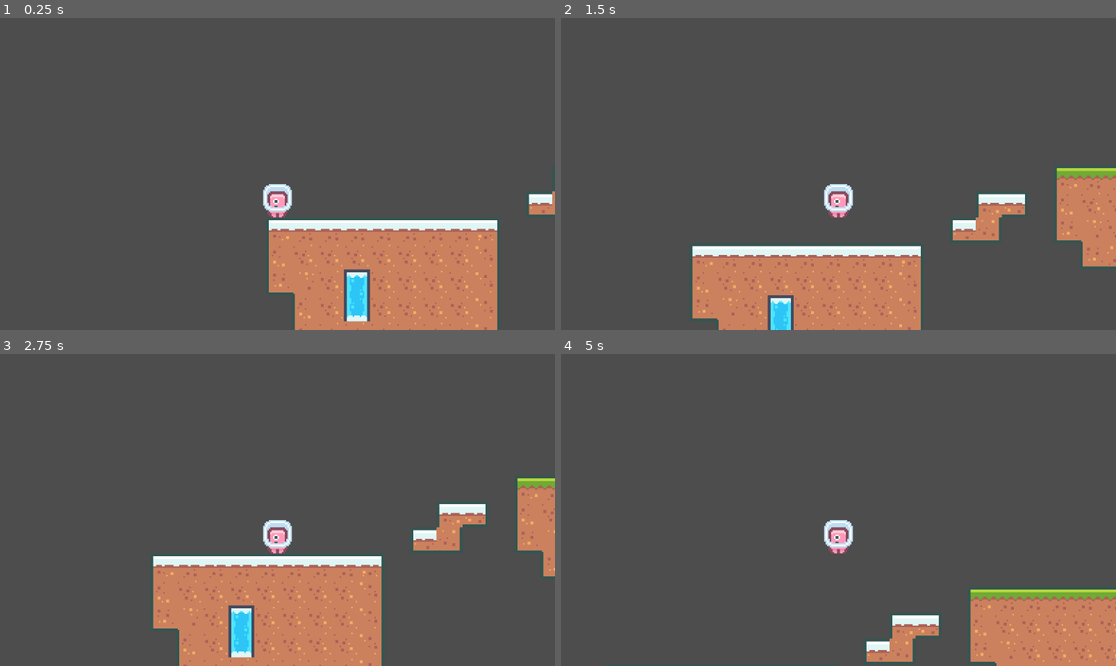
Above: before the commit, frames 1-4 (two rows, left to right).
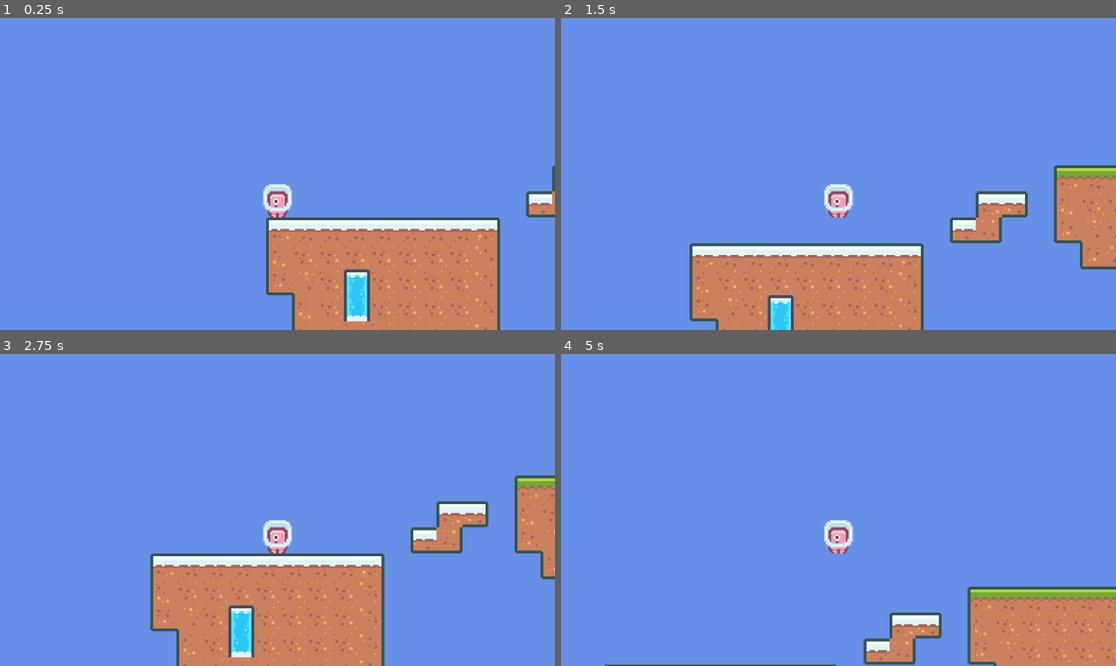
Above: after the commit, the same moments.

Repository: casaer01/2DPlatformer
Game: Godot game, scene res://Level1.tscn
Two runs of this game, one before a commit and one after it. Both use one fixed random seed, a clock stepped at 60 frames per second and the inputs below.
Inputs:
- Up to frame 1 (0.25 s): no input
- Up to frame 2 (1.5 s): tap Enter at 0.5 s; hold Right from 0.53 s (still down); tap Space at 0.77 s
- Up to frame 3 (2.75 s): tap Space at 1.52 s; release Right at 2.03 s; hold Left from 2.03 s (still down)
- Up to frame 4 (5 s): release Left at 2.78 s; hold Right 2.78-4.28 s; tap Space at 3.02, 3.77, 4.52 s; hold Left from 4.28 s (still down)

The runs differ from the first frame. In frame 1, 84% of the frame differs, in the area x 0-100%, y 0-100%; in frame 2, 83%; in frame 3, 81%; in frame 4, 91%.

Commit message:
adjust pixel collision

Diff:
--- a/Level1.tscn
+++ b/Level1.tscn
@@ -29,23 +29,21 @@
 11:0/0 = 0
 11:0/0/physics_layer_0/polygon_0/points = PackedVector2Array(-9, -9, 9, -9, 9, 9, -9, 9)
 12:0/0 = 0
-12:0/0/physics_layer_0/polygon_0/points = PackedVector2Array(-9, -9, 9, -9, 9, 9, -9, 9)
+12:0/0/physics_layer_0/polygon_0/points = PackedVector2Array(-9, -9, 9, -9, 9, -4.5, -9, -4.5)
 13:0/0 = 0
-13:0/0/physics_layer_0/polygon_0/points = PackedVector2Array(-9, -9, 9, -9, 9, 9, -9, 9)
+13:0/0/physics_layer_0/polygon_0/points = PackedVector2Array(-9, -9, 9, -9, 9, -4.5, -9, -4.5)
 14:0/0 = 0
-14:0/0/physics_layer_0/polygon_0/points = PackedVector2Array(-9, -9, 9, -9, 9, 9, -9, 9)
+14:0/0/physics_layer_0/polygon_0/points = PackedVector2Array(-9, -9, 9, -9, 9, -4.5, -9, -4.5)
 15:0/0 = 0
-15:0/0/physics_layer_0/polygon_0/points = PackedVector2Array(-9, -9, 9, -9, 9, 9, -9, 9)
+15:0/0/physics_layer_0/polygon_0/points = PackedVector2Array(-9, -9, 9, -9, 9, -4.5, -9, -4.5)
 16:0/0 = 0
 16:0/0/physics_layer_0/polygon_0/points = PackedVector2Array(-9, -9, 9, -9, 9, 9, -9, 9)
 17:0/0 = 0
 17:0/0/physics_layer_0/polygon_0/points = PackedVector2Array(-9, -9, 9, -9, 9, 9, -9, 9)
 18:0/0 = 0
-18:0/0/physics_layer_0/polygon_0/points = PackedVector2Array(-9, -9, 9, -9, 9, 9, -9, 9)
+18:0/0/physics_layer_0/polygon_0/points = PackedVector2Array(-9, -9, 9, -9, 9, -4.5, -9, -4.5)
 19:0/0 = 0
 19:0/0/physics_layer_0/polygon_0/points = PackedVector2Array(-9, -9, 9, -9, 9, 9, -9, 9)
-20:0/0 = 0
-21:0/0 = 0
 0:1/0 = 0
 0:1/0/physics_layer_0/polygon_0/points = PackedVector2Array(-9, -9, 9, -9, 9, 9, -9, 9)
 1:1/0 = 0
@@ -80,8 +78,6 @@
 18:1/0/physics_layer_0/polygon_0/points = PackedVector2Array(-9, -9, 9, -9, 9, 9, -9, 9)
 19:1/0 = 0
 19:1/0/physics_layer_0/polygon_0/points = PackedVector2Array(-9, -9, 9, -9, 9, 9, -9, 9)
-20:1/0 = 0
-21:1/0 = 0
 0:2/0 = 0
 0:2/0/physics_layer_0/polygon_0/points = PackedVector2Array(-9, -9, 9, -9, 9, 9, -9, 9)
 1:2/0 = 0
@@ -114,8 +110,6 @@
 18:2/0/physics_layer_0/polygon_0/points = PackedVector2Array(-9, -9, 9, -9, 9, 9, -9, 9)
 19:2/0 = 0
 19:2/0/physics_layer_0/polygon_0/points = PackedVector2Array(-9, -9, 9, -9, 9, 9, -9, 9)
-20:2/0 = 0
-21:2/0 = 0
 0:3/0 = 0
 0:3/0/physics_layer_0/polygon_0/points = PackedVector2Array(-9, -9, 9, -9, 9, 9, -9, 9)
 1:3/0 = 0
@@ -144,8 +138,6 @@
 18:3/0/physics_layer_0/polygon_0/points = PackedVector2Array(-9, -9, 9, -9, 9, 9, -9, 9)
 19:3/0 = 0
 19:3/0/physics_layer_0/polygon_0/points = PackedVector2Array(-9, -9, 9, -9, 9, 9, -9, 9)
-20:3/0 = 0
-21:3/0 = 0
 0:4/0 = 0
 0:4/0/physics_layer_0/polygon_0/points = PackedVector2Array(-9, -9, 9, -9, 9, 9, -9, 9)
 1:4/0 = 0
@@ -171,8 +163,7 @@
 17:4/0/physics_layer_0/polygon_0/points = PackedVector2Array(-9, -9, 9, -9, 9, 9, -9, 9)
 18:4/0 = 0
 19:4/0 = 0
-20:4/0 = 0
-21:4/0 = 0
+19:4/0/physics_layer_0/polygon_0/points = PackedVector2Array(-9, -9, 9, -9, 9, -4.5, -9, -4.5)
 0:5/0 = 0
 0:5/0/physics_layer_0/polygon_0/points = PackedVector2Array(-9, -9, 9, -9, 9, 9, -9, 9)
 1:5/0 = 0
@@ -197,8 +188,7 @@
 17:5/0 = 0
 18:5/0 = 0
 19:5/0 = 0
-20:5/0 = 0
-21:5/0 = 0
+19:5/0/physics_layer_0/polygon_0/points = PackedVector2Array(-9, -9, 9, -9, 9, -4.5, -9, -4.5)
 0:6/0 = 0
 0:6/0/physics_layer_0/polygon_0/points = PackedVector2Array(-9, -9, 9, -9, 9, 9, -9, 9)
 1:6/0 = 0
@@ -223,8 +213,6 @@
 17:6/0 = 0
 18:6/0 = 0
 19:6/0 = 0
-20:6/0 = 0
-21:6/0 = 0
 0:7/0 = 0
 0:7/0/physics_layer_0/polygon_0/points = PackedVector2Array(-9, -9, 9, -9, 9, 9, -9, 9)
 1:7/0 = 0
@@ -236,7 +224,9 @@
 4:7/0 = 0
 5:7/0 = 0
 6:7/0 = 0
+6:7/0/physics_layer_0/polygon_0/points = PackedVector2Array(-9, -9, 9, -9, 9, -4.5, -9, -4.5)
 7:7/0 = 0
+7:7/0/physics_layer_0/polygon_0/points = PackedVector2Array(-9, -9, 9, -9, 9, -4.5, -9, -4.5)
 8:7/0 = 0
 9:7/0 = 0
 10:7/0 = 0
@@ -249,8 +239,6 @@
 17:7/0 = 0
 18:7/0 = 0
 19:7/0 = 0
-20:7/0 = 0
-21:7/0 = 0
 0:8/0 = 0
 1:8/0 = 0
 2:8/0 = 0
@@ -271,30 +259,6 @@
 17:8/0 = 0
 18:8/0 = 0
 19:8/0 = 0
-20:8/0 = 0
-21:8/0 = 0
-0:9/0 = 0
-1:9/0 = 0
-2:9/0 = 0
-3:9/0 = 0
-4:9/0 = 0
-5:9/0 = 0
-6:9/0 = 0
-7:9/0 = 0
-8:9/0 = 0
-9:9/0 = 0
-10:9/0 = 0
-11:9/0 = 0
-12:9/0 = 0
-13:9/0 = 0
-14:9/0 = 0
-15:9/0 = 0
-16:9/0 = 0
-17:9/0 = 0
-18:9/0 = 0
-19:9/0 = 0
-20:9/0 = 0
-21:9/0 = 0
 
 [sub_resource type="TileSet" id="TileSet_pbx52"]
 tile_size = Vector2i(18, 18)
--- a/project.godot
+++ b/project.godot
@@ -18,3 +18,4 @@
 [rendering]
 
 textures/canvas_textures/default_texture_filter=0
+environment/defaults/default_clear_color=Color(0.398843, 0.563431, 0.908888, 1)
